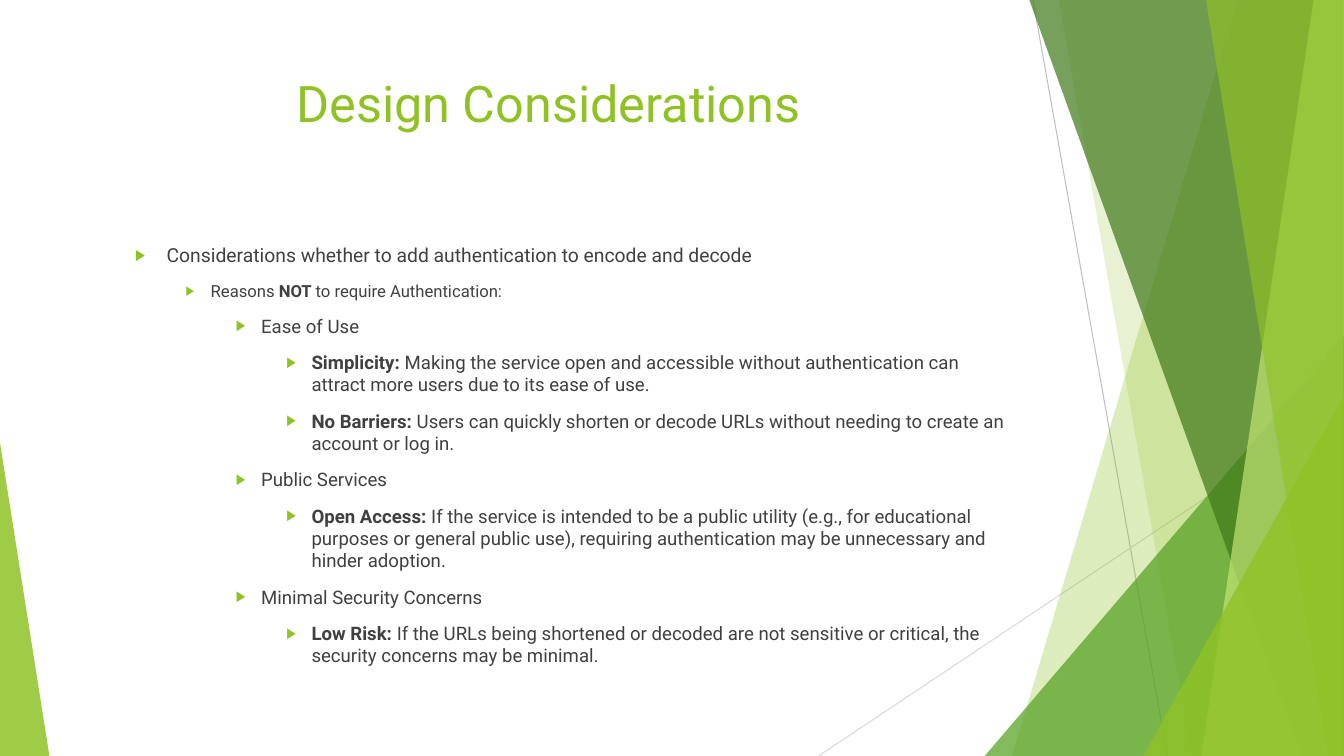
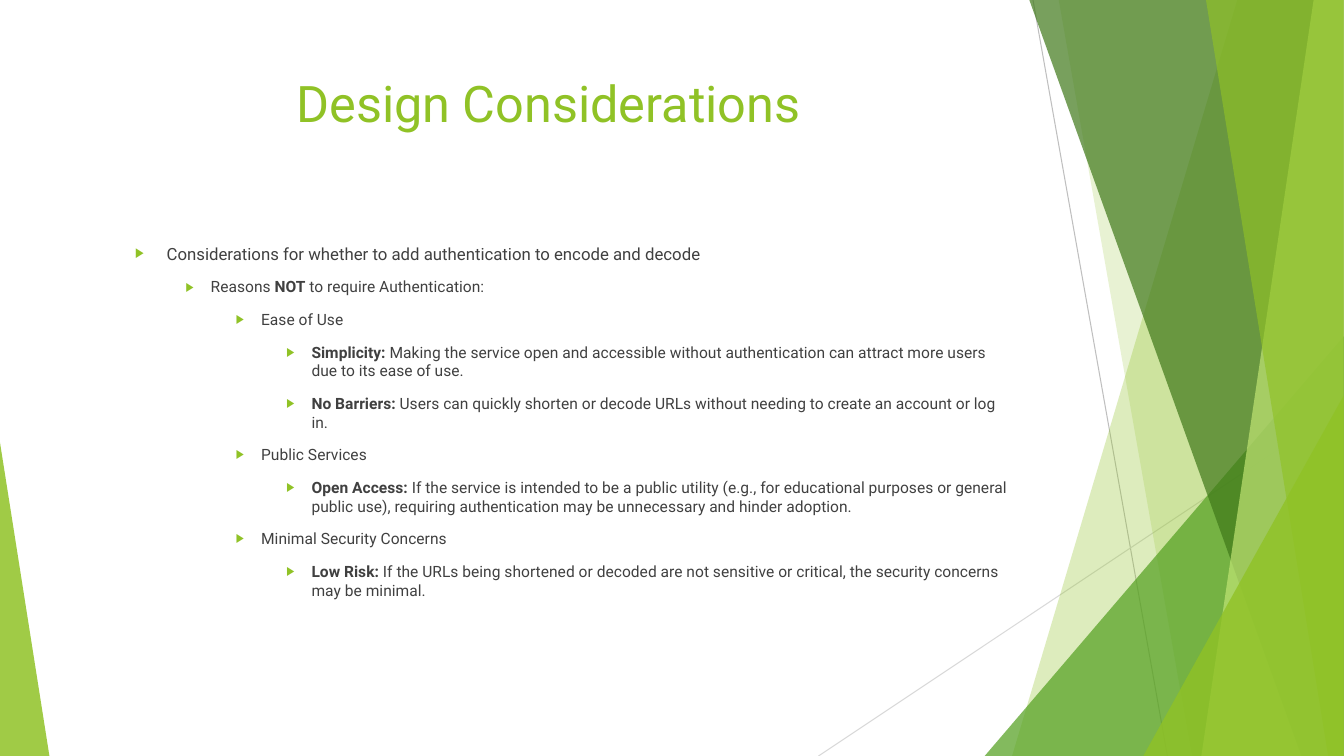
Before and after one commit to bliu1972/URL-shortening, a slide deck: slide 18 of URL Shortener.pptx. Drawn at 1344x756 pixels with LibreOffice and Linux fonts; fonts in the diff are those of the drawing. Boxes give left, top, right and bottom in pixels: in the first picture for what was removed or moved away, otherwise in the second. Text is boxed around its words. In the diff, an @@ line names an element or a change of style, - is before the commit and + after.

```diff
--- a/URL Shortener.pptx
+++ b/URL Shortener.pptx
@@ text at box(167, 247, 700, 260): text changed; size 13.8 to 12 pt @@
-  ▶ Considerations whether to add authentication to encode and decode
+  ▶ Considerations for whether to add authentication to encode and decode
@@ text at box(211, 280, 1006, 600): size 11.9 to 11.1 pt in "Reasons NOT to require Authentication:"; size 13.3 to 11.1 pt in "Ease of Use", "Simplicity: Making the service open and accessible ...", "No Barriers: Users can quickly shorten or ...", "Public Services" and 3 more places @@
```
Also in this commit, not shown: 8 other slides changed, 3 slides added, 3 other files.
